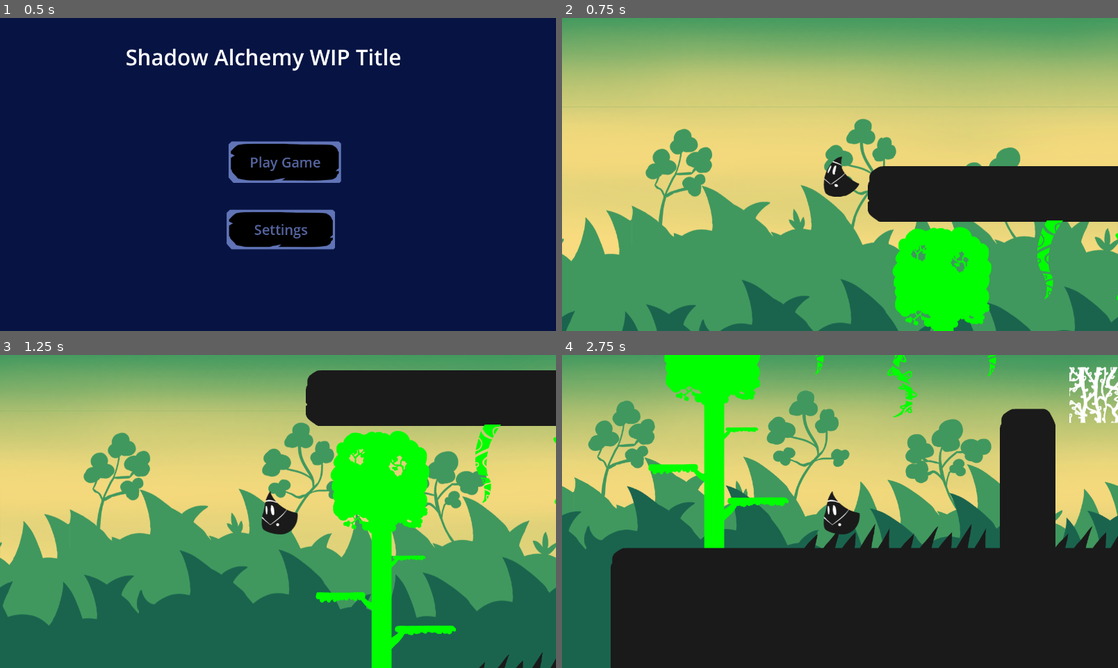
Above: before the commit, frames 1-4 (two rows, left to right).
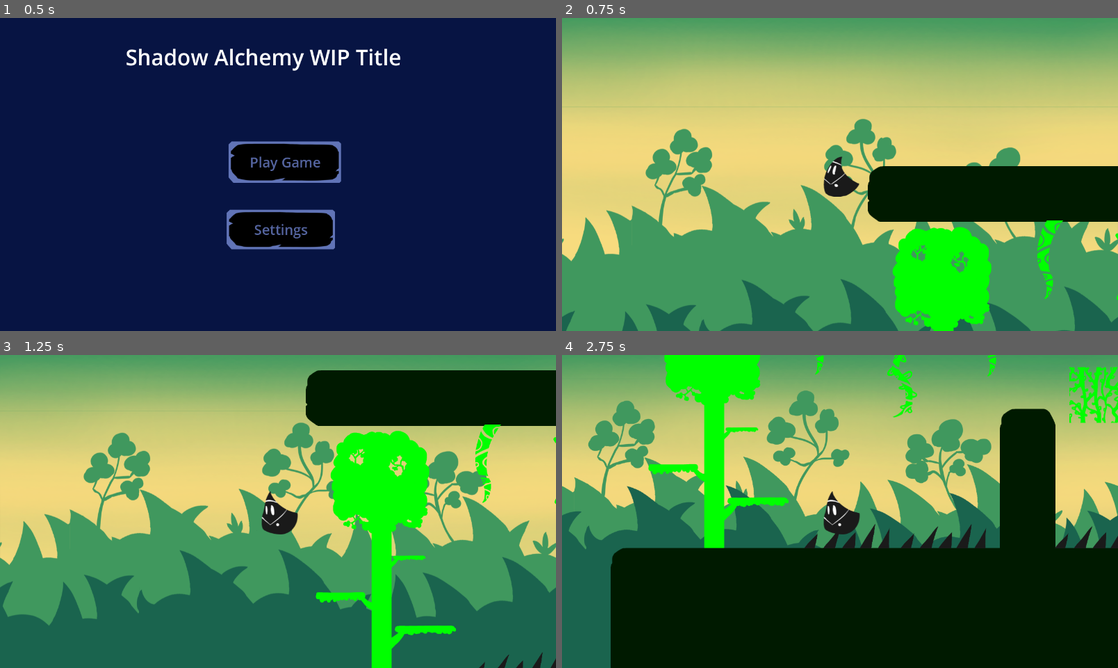
Above: after the commit, the same moments.

Repository: NicholasFlood2000/PirateSoftwareShadowAlchemy
Game: Godot game, scene res://Scenes/MainMenu.tscn
The game is run twice, just before and just after one commit, with the same random seed, the same clock (stepped at 60 frames per second) and the same inputs.
Inputs:
- Up to frame 1 (0.5 s): no input
- Up to frame 2 (0.75 s): click "Play Game" at 0.5 s
- Up to frame 3 (1.25 s): no input
- Up to frame 4 (2.75 s): hold D (MoveRight) from 1.28 s (still down); tap Space (Jump) at 1.52, 2.27 s

Frame 1 is identical in both runs. In frame 2, 7.9% of the frame differs, in the area x 55-100%, y 47-66%; in frame 3, 7.9%; in frame 4, 40%, in the area x 8-100%, y 3-100%.

Commit message:
Adds Tile Modulate
Adds a script for Tile Modulate that changes the modulation of the whole TileMap to change the colors of vines on the wall.

Diff:
--- a/Scenes/Levels/base_level.tscn
+++ b/Scenes/Levels/base_level.tscn
@@ -12,6 +12,7 @@
 [ext_resource type="Material" uid="uid://dj51ycwt4n72n" path="res://Shaders/Blur.tres" id="7_b355m"]
 [ext_resource type="Texture2D" uid="uid://b03l11p54r0bw" path="res://Assets/Graphics/vines 64 white.png" id="9_xxdnw"]
 [ext_resource type="PackedScene" uid="uid://5eyjl134dorw" path="res://Scenes/player.tscn" id="10_mtodc"]
+[ext_resource type="Script" path="res://Scripts/TileMapModulate.gd" id="11_ed6eg"]
 
 [sub_resource type="TileSetAtlasSource" id="TileSetAtlasSource_wwbhf"]
 texture = ExtResource("9_xxdnw")
@@ -341,6 +342,7 @@
 format = 2
 layer_1/name = "Vines"
 layer_1/tile_data = PackedInt32Array()
+script = ExtResource("11_ed6eg")
 
 [node name="Player" parent="." instance=ExtResource("10_mtodc")]
 
--- a/Scenes/Levels/test/TestTest.tscn
+++ b/Scenes/Levels/test/TestTest.tscn
@@ -20,10 +20,6 @@
 editor_description = "Default Movement Speed 350, Acceleration 7, Jump Velocity 790, Climbing Speed 175
 New Movement 500, 3, 650, 300"
 position = Vector2(3006, 529)
-movement_speed = 500
-climbing_speed = 300
-acceleration = 3.0
-jump_velocity = 650.0
 jump_buffer_set_time = 0.1
 
 [node name="Objects" type="Node" parent="." index="5"]
--- a/Scripts/Player.gd
+++ b/Scripts/Player.gd
@@ -51,7 +51,7 @@
 	coyote_timer -= 1 * delta
 	jump_buffer_timer -= 1 * delta
 
-	print(coyote_timer, jump_buffer_timer)
+	#print(coyote_timer, jump_buffer_timer)
 
 	match(current_state):
 		states.IDLE:
@@ -88,7 +88,7 @@
 				#else:
 			animation_tree_statemachine.travel("walk")
 
-			print(last_direction, $sprite.scale.x)
+			#print(last_direction, $sprite.scale.x)
 			#if $sprite.scale.x == 1 and input_direction.x < 0 and velocity.x != 0 or $sprite.scale.x == -1 and input_direction.x > 0  and velocity.x != 0:
 				#animation_tree_statemachine.travel("turn_around")
 				#$sprite.scale.x = 1 if input_direction.x > 0 else -1
--- /dev/null
+++ b/Scripts/TileMapModulate.gd
@@ -0,0 +1,26 @@
+extends TileMap
+
+
+# Called when the node enters the scene tree for the first time.
+func _ready():
+	get_tree().current_scene.BackgroundChanged.connect(_BackgroundChanged)
+	pass # Replace with function body.
+
+
+# Called every frame. 'delta' is the elapsed time since the previous frame.
+func _process(delta):
+	pass
+
+func _BackgroundChanged(NewBackground):
+	print("New Background")
+	if(NewBackground == "Earth"):
+		print("Background is Earth")
+		set_layer_modulate(1, Colors.EarthColor)
+		modulate = Colors.EarthColor
+		print(get_layer_modulate(1))
+	else:
+		print("Background is Water")
+		set_layer_modulate(1, Colors.ShadowColor)
+		modulate = Colors.ShadowColor
+		print(get_layer_modulate(1))
+	pass
Not shown: 1 places in Scenes/Levels/base_level.tscn that only renumber resources
